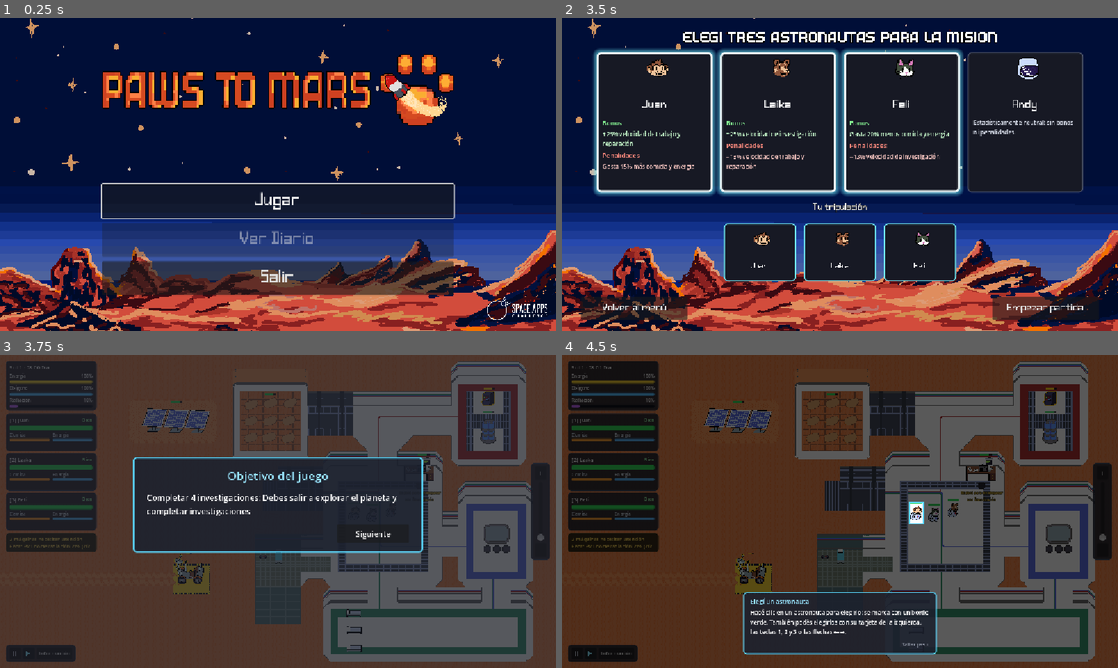
Above: before the commit, frames 1-4 (two rows, left to right).
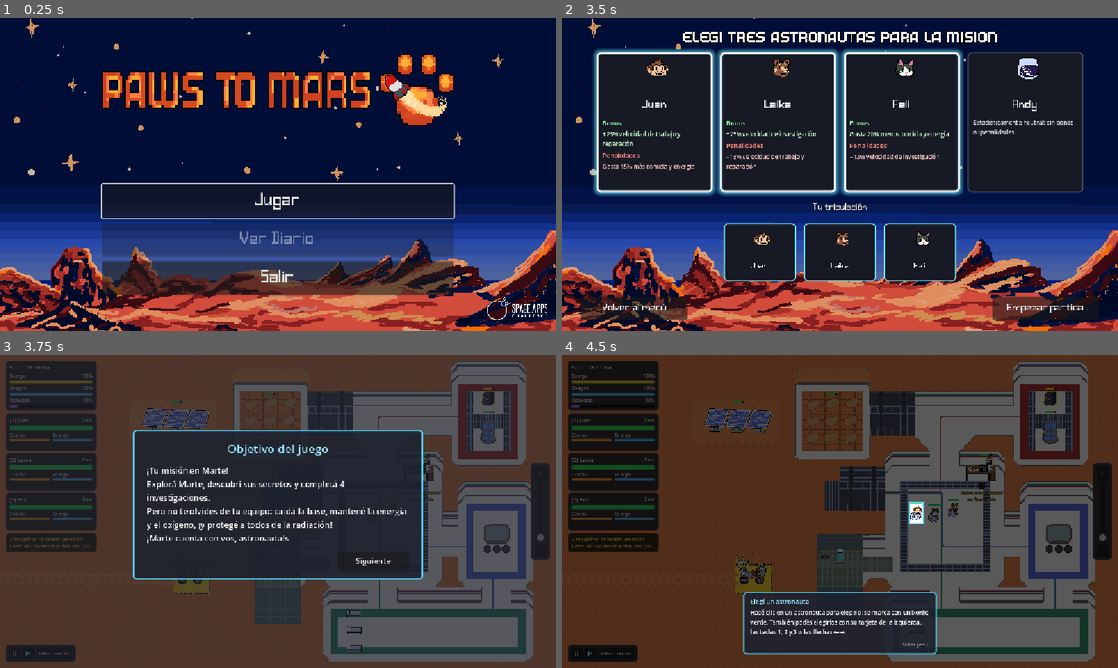
Above: after the commit, the same moments.

Repository: felicetteam/spaceapp-challenge-2026
Game: Godot game, scene res://Pantallas/Menu/MenuInicio.tscn
The game is run twice, just before and just after one commit, with the same random seed, the same clock (stepped at 60 frames per second) and the same inputs.
Inputs (mouse positions are in pixels of both pictures, inside the frame that each line leads up to):
- Up to frame 1 (0.25 s): no input
- Up to frame 2 (3.5 s): click "Jugar" at 0.5 s; click (656, 121) at 1.27 s; click (778, 121) at 2.02 s; click (901, 121) at 2.77 s
- Up to frame 3 (3.75 s): click "Empezar partida" at 3.5 s
- Up to frame 4 (4.5 s): click "Siguiente" at 4.25 s

Frames 1-2 are identical in both runs. In frame 3, 11% of the frame differs, in the area x 23-77%, y 24-72%; in frame 4, nothing differs.

Commit message:
edit texto

Diff:
--- a/spaceapp/Base/tutorial.gd
+++ b/spaceapp/Base/tutorial.gd
@@ -42,7 +42,10 @@
 		return
 	eventos.evento_iniciado.connect(_al_iniciar_evento)
 	_intro = true
-	_agregar_info("objetivo", "Objetivo del juego", "Completar 4 investigaciones: Debes salir a explorar el planeta y completar investigaciones", null, false, Callable(), true)
+	_agregar_info("objetivo", "Objetivo del juego", "¡Tu misión en Marte!
+Explorá Marte, descubrí sus secretos y completá 4 investigaciones.
+Pero no te olvides de tu equipo: cuidá la base, mantené la energía y el oxígeno, ¡y protegé a todos de la radiación!
+¡Marte cuenta con vos, astronauta!s", null, false, Callable(), true)
 	_agregar_tarea("elegir", "Elegí un astronauta",
 		"Hacé clic en un astronauta para elegirlo: se marca con un borde verde. También podés elegirlos con su tarjeta de la izquierda, las teclas 1, 2 y 3 o las flechas ← →.",
 		func(): return _rect_astronauta(_primer_astronauta()),
